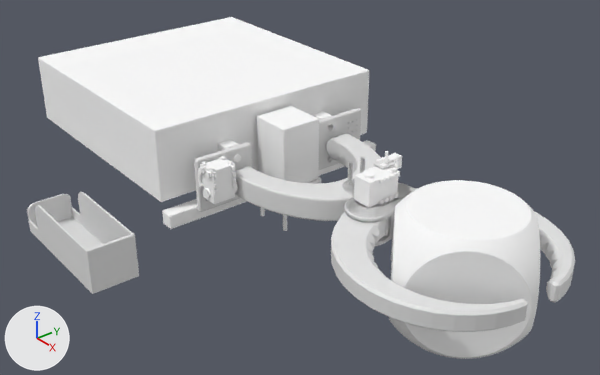
The Blender file gki_cube_gripper_description/meshes/cube_gripper.blend, before and after one commit.
Rendered twice from a camera (50 mm lens) standing at (504.0, -626.0, 506.0) and looking at (-265.0, -17.0, -3.0). Lighting does not change. The marker at lower left points along +X, +Y and +Z.

Names of what the first picture shows: 'Cube', 'Cube.001', 'Foam Cube', 'Hokuyo UTM', 'Hokuyo adaptor', 'Item 20mm', 'arm', 'arm servo', 'elbow', 'left pincer', 'pincer servo', 'right pincer', 'servo side adaptor', 'wrist', 'zerg body'.
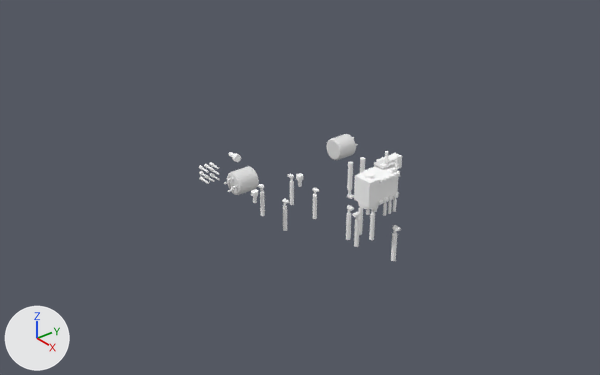
Commit message: added models to gripper urdf

Changed parts and their boxes [x1, y1, x2, y2] in the pictures (600 x 375 px):
```json
{"object": "zerg body", "change": "hidden", "before": [38, 17, 369, 202]}
{"object": "Foam Cube", "change": "hidden", "before": [389, 180, 540, 359]}
{"object": "right pincer", "change": "hidden", "before": [331, 212, 528, 332]}
{"object": "Cube.001", "change": "hidden", "before": [27, 192, 139, 294]}
{"object": "arm", "change": "hidden", "before": [235, 134, 415, 246]}
{"object": "Hokuyo UTM", "change": "hidden", "before": [257, 106, 319, 183]}
{"object": "elbow", "change": "hidden", "before": [194, 108, 361, 212]}
{"object": "left pincer", "change": "hidden", "before": [415, 188, 575, 303]}
{"object": "arm servo", "change": "hidden", "before": [200, 156, 238, 204]}
{"object": "Item 20mm", "change": "hidden", "before": [162, 140, 376, 229]}
{"object": "wrist", "change": "hidden", "before": [343, 179, 416, 245]}
{"object": "Cube", "change": "hidden", "before": [218, 111, 332, 151]}
{"object": "servo side adaptor", "change": "hidden", "before": [198, 168, 204, 188]}
{"object": "Hokuyo adaptor", "change": "hidden", "before": [308, 177, 321, 184]}
{"object": "Cylinder.001", "change": "unchanged, uncovered by the edit", "before": [235, 138, 339, 194], "after": [227, 134, 356, 195]}
```

Edits to the scene script, one JSON object a line:
```json
{"op": "add", "block": "ob_hokuyo_adaptor", "code": "ob_hokuyo_adaptor.hide_set(True)  # its collection is switched off"}
{"op": "add", "block": "ob_cube_001", "code": "ob_cube_001.hide_set(True)  # its collection is switched off"}
{"op": "add", "block": "ob_cube", "code": "ob_cube.hide_set(True)  # its collection is switched off"}
{"op": "add", "block": "ob_servo_side_adaptor", "code": "ob_servo_side_adaptor.hide_set(True)  # its collection is switched off"}
{"op": "add", "block": "ob_elbow", "code": "ob_elbow.hide_set(True)  # its collection is switched off"}
{"op": "add", "block": "ob_arm_servo", "code": "ob_arm_servo.hide_set(True)  # its collection is switched off"}
{"op": "add", "block": "ob_zerg_body", "code": "ob_zerg_body.hide_set(True)  # its collection is switched off"}
{"op": "add", "block": "ob_item_20mm", "code": "ob_item_20mm.hide_set(True)  # its collection is switched off"}
{"op": "add", "block": "ob_hokuyo_utm", "code": "ob_hokuyo_utm.hide_set(True)  # its collection is switched off"}
{"op": "add", "block": "ob_wrist", "code": "ob_wrist.hide_set(True)  # its collection is switched off"}
{"op": "add", "block": "ob_arm", "code": "ob_arm.hide_set(True)  # its collection is switched off"}
{"op": "add", "block": "ob_right_pincer", "code": "ob_right_pincer.hide_set(True)  # its collection is switched off"}
{"op": "add", "block": "ob_left_pincer", "code": "ob_left_pincer.hide_set(True)  # its collection is switched off"}
{"op": "add", "block": "ob_foam_cube", "code": "ob_foam_cube.hide_set(True)  # its collection is switched off"}
```
